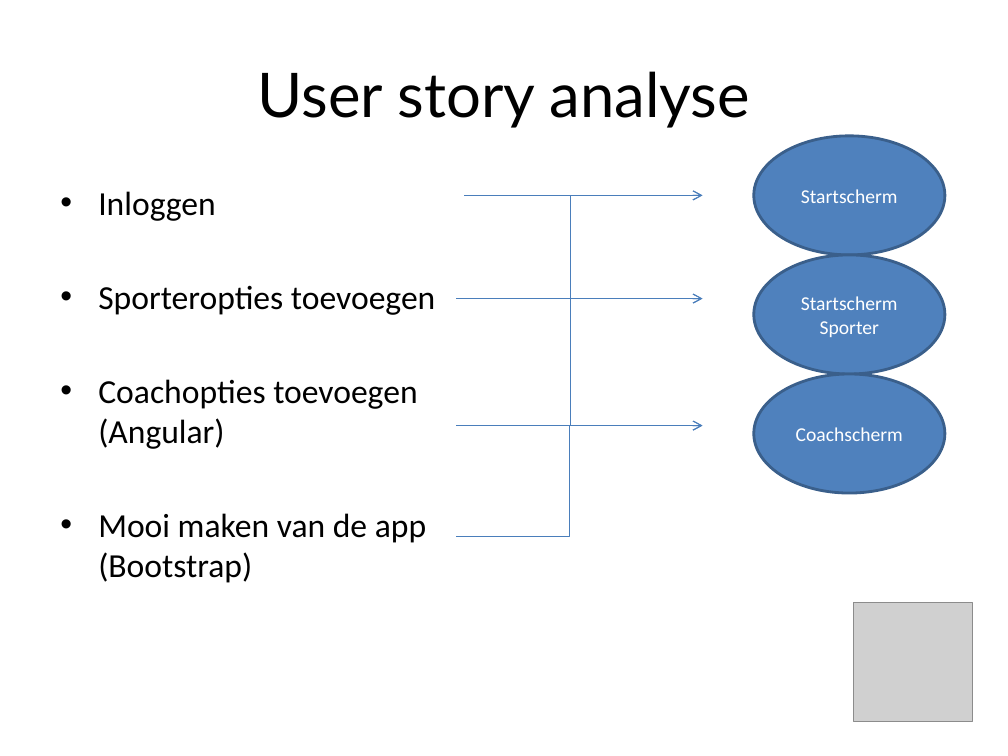
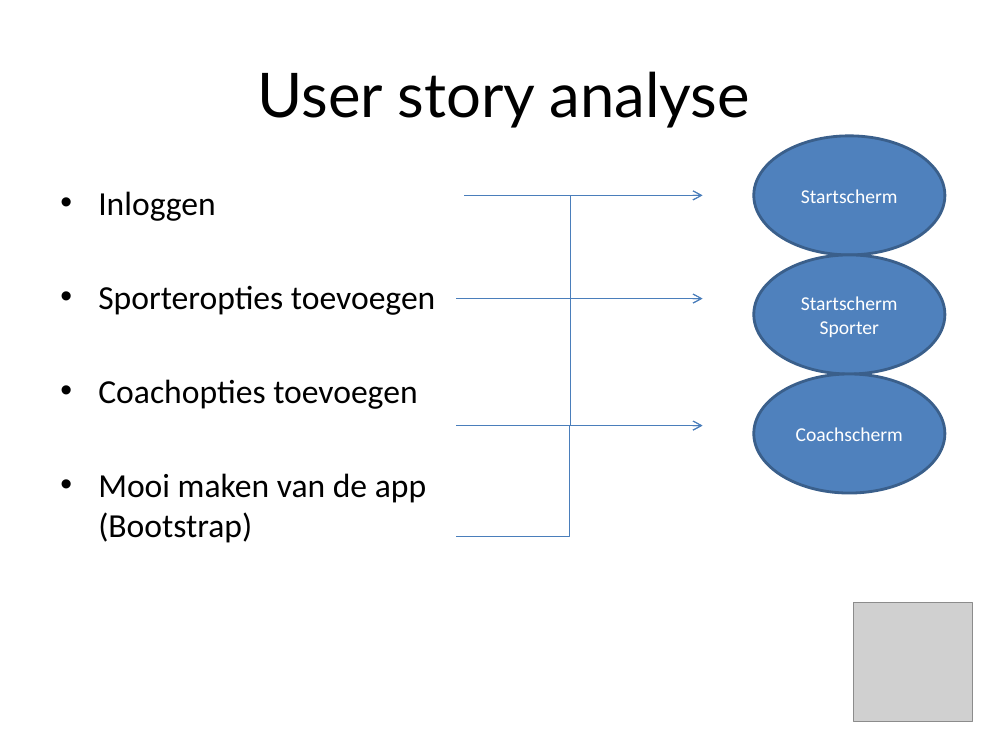
Before and after one commit to DASnoeken/Powerlift_App, a slide deck: slide 6 of Powerlift Powerpoint.pptx (slide 5 before the commit). Drawn at 1008x756 pixels with LibreOffice and Linux fonts; fonts in the diff are those of the drawing; grey boxes stand for pictures; background and template pictures are left out. Boxes give left, top, right and bottom in pixels: in the first picture for what was removed or moved away, otherwise in the second. Text is boxed around its words. In the diff, an @@ line names an element or a change of style, - is before the commit and + after.

```diff
--- a/Powerlift Powerpoint.pptx
+++ b/Powerlift Powerpoint.pptx
@@ text at <box>98,379,417,409</box>: text changed @@
-• Coachopties toevoegen (Angular)
+• Coachopties toevoegen
```
Also in this commit, not shown: 1 other slide changed, 1 slide added.
